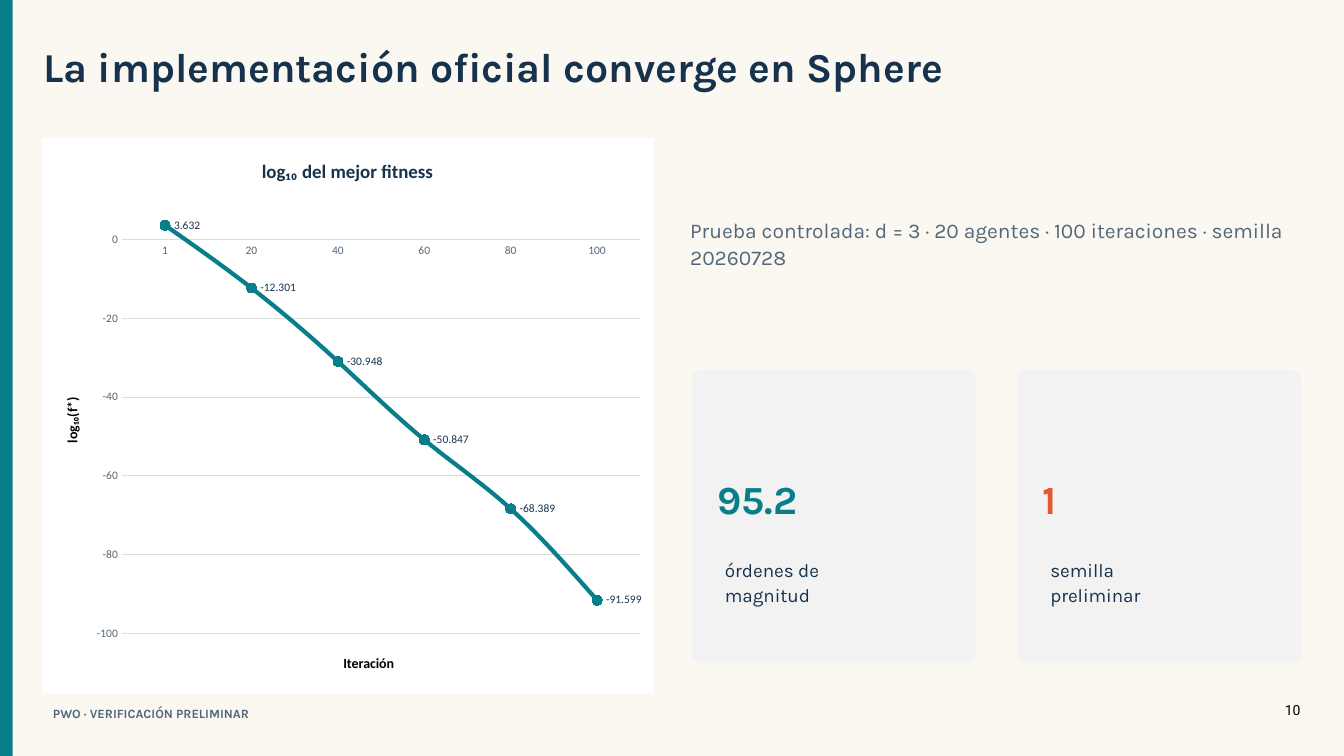
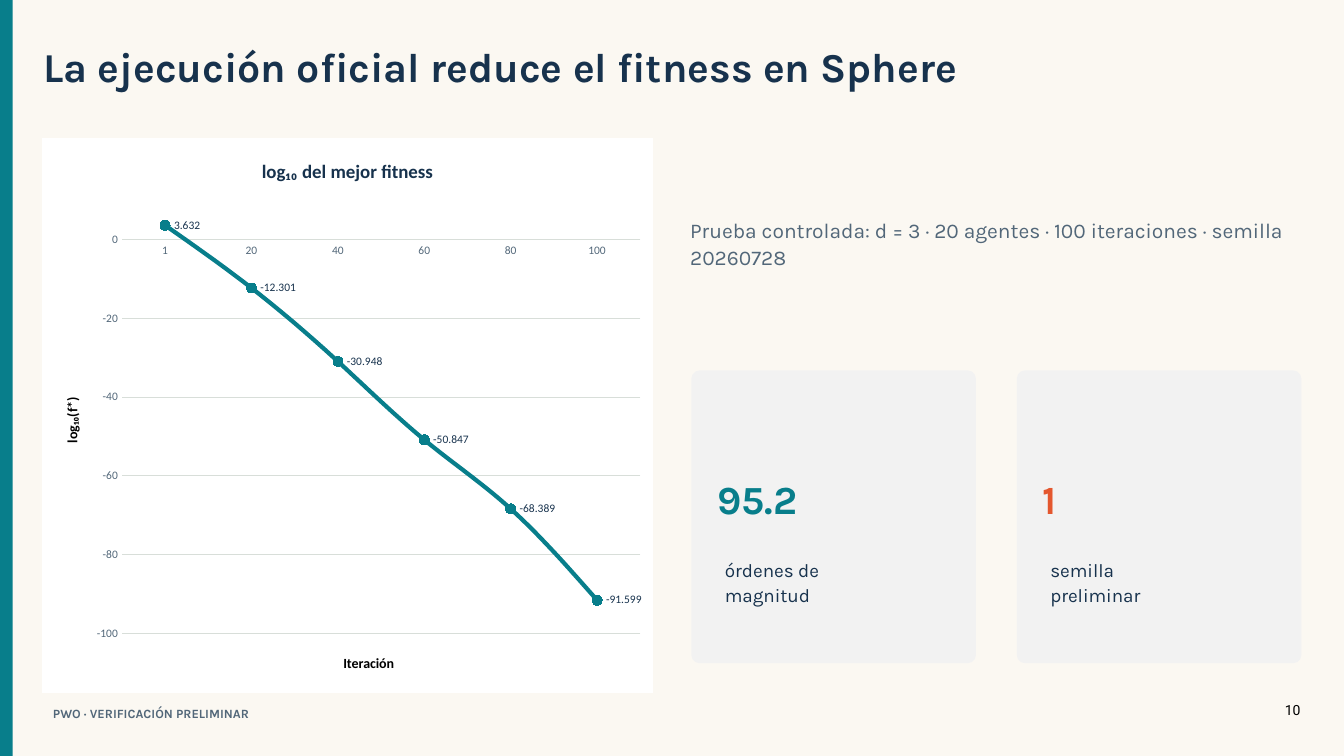
Before and after one commit to maverck-/pwo-optimizacion-estocastica, a slide deck: slide 10 of entregables/avance/PWO_Presentacion_Avance_Gayoso_Gonzalez.pptx. Drawn at 1344x756 pixels with LibreOffice and Linux fonts; fonts in the diff are those of the drawing. Boxes give left, top, right and bottom in pixels: in the first picture for what was removed or moved away, otherwise in the second. Text is boxed around its words. In the diff, an @@ line names an element or a change of style, - is before the commit and + after.

```diff
--- a/entregables/avance/PWO_Presentacion_Avance_Gayoso_Gonzalez.pptx
+++ b/entregables/avance/PWO_Presentacion_Avance_Gayoso_Gonzalez.pptx
@@ text at bbox=[43, 50, 957, 92]: text changed @@
-La implementación oficial converge en Sphere
+La ejecución oficial reduce el fitness en Sphere
```
Also in this commit, not shown: 3 other slides changed, 20 other files.
